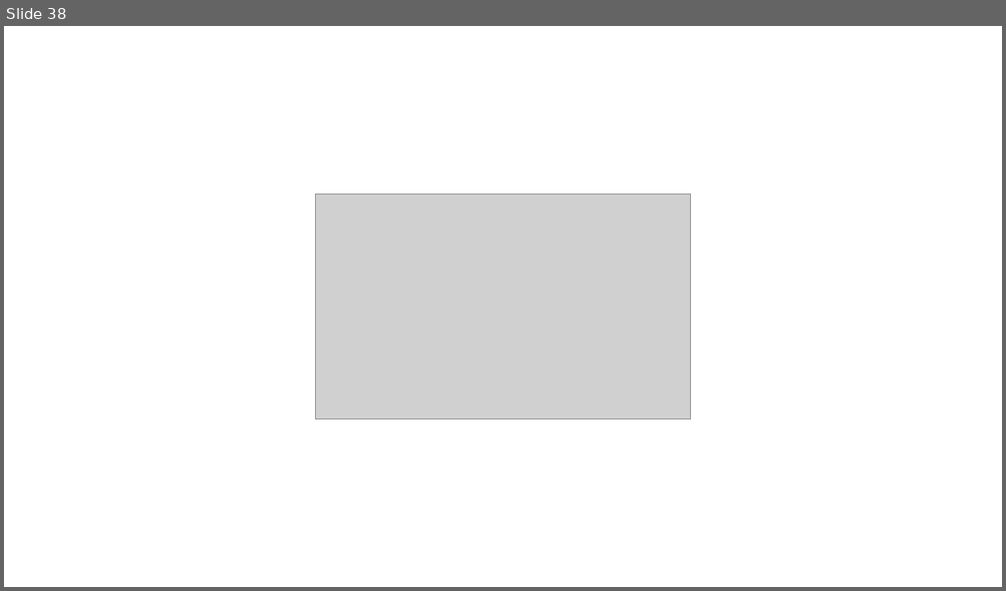
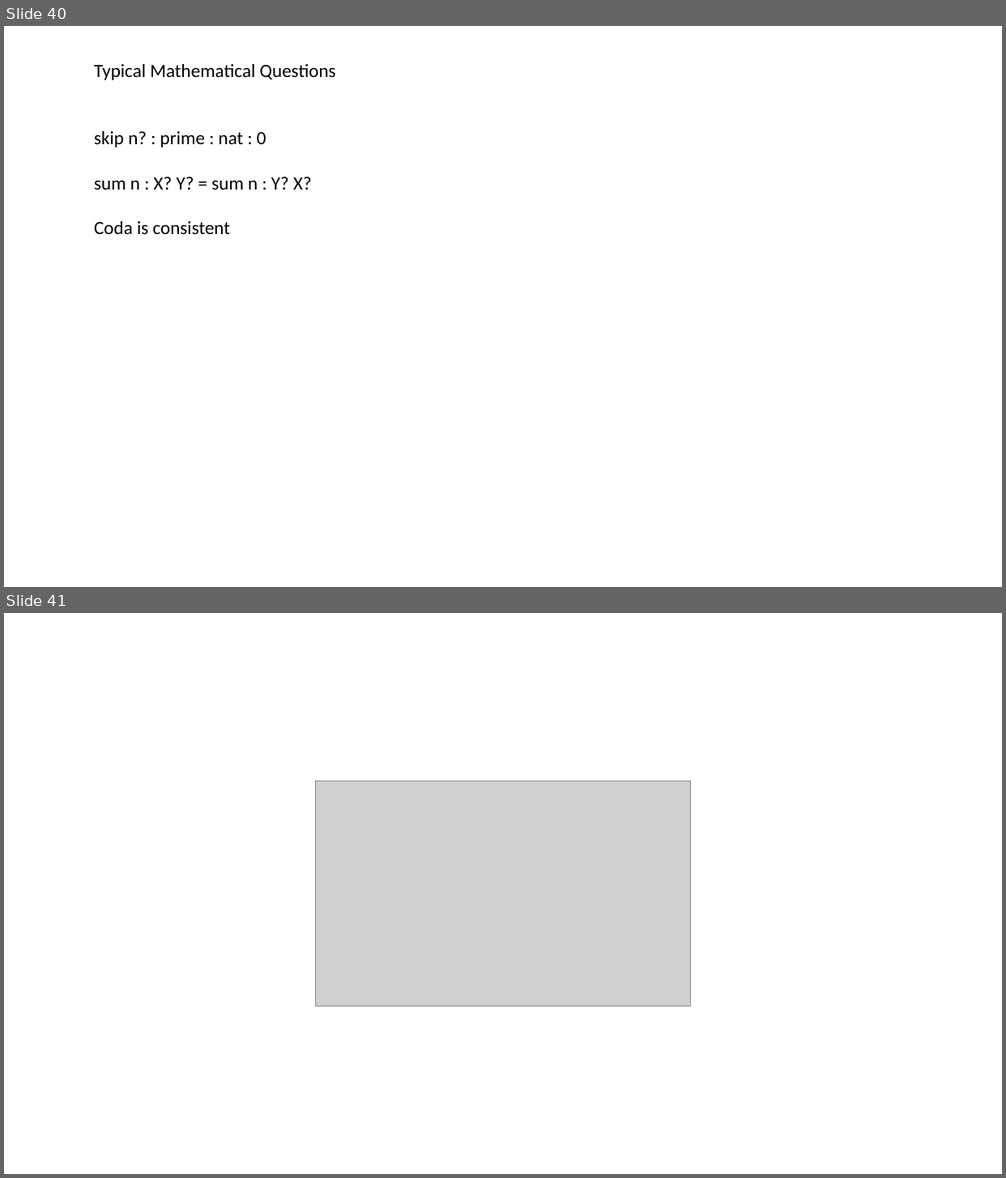
Before and after one commit to Saul-Youssef/coda, a slide deck: doc/talk/coda.pptx. Shown one above the other, each under a label of ours: slide 38 before the commit, slides 40 and 41 after it. The pictures are 1006x591 and 1006x1178 pixels, drawn with LibreOffice and Linux fonts; fonts in the diff are those of the drawing; grey boxes stand for pictures. Boxes give left, top, right and bottom in pixels: in the first picture for what was removed or moved away, otherwise in the second. Text is boxed around its words. In the diff, an @@ line names an element or a change of style, - is before the commit and + after.

```diff
--- a/doc/talk/coda.pptx
+++ b/doc/talk/coda.pptx
@@ slide 40 added at bbox=[4, 26, 1002, 587], background #FFFFFF @@
@@ text added at bbox=[94, 64, 336, 234], 18 pt, text #000000 @@
+Typical Mathematical Questions
+skip n? : prime : nat : 0
+sum n : X? Y? = sum n : Y? X?
+Coda is consistent
@@ what was slide 38 is now slide 41 @@
```
Also in this commit, not shown: 3 slides changed, 2 other slides added, 1 slide removed, 9 other files.
